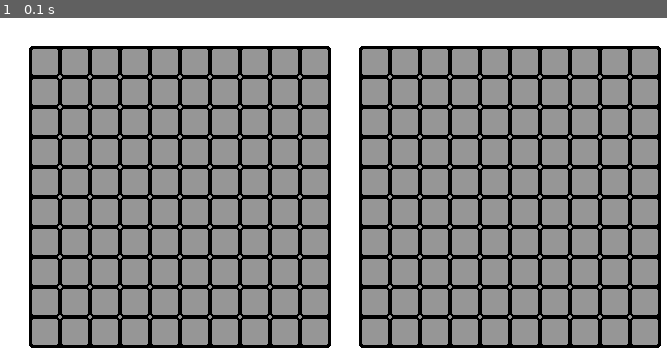
Above: before the commit, frame 1.
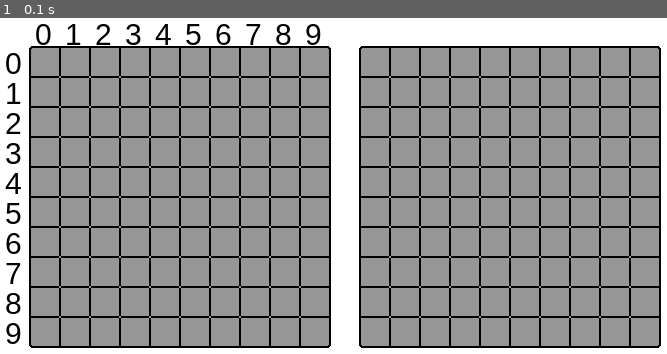
Above: after the commit, the same moment.

Repository: georgiy-nogovitsyn/battleship-game
Game: pygame game, started from pygame battleships/pygame_utils.py
Same seed, same stepped clock (60 frames per second), same inputs: the game is played once before the commit and once after it.
Inputs:
- Up to frame 1 (0.1 s): no input

The runs differ from the first frame. In frame 1, 12% of the frame differs, in the area x 0-99%, y 1-98%.

Commit message:
enumeration function
Added function for drawing numbers on gameboard

Diff:
--- a/pygame battleships/pygame_config.py
+++ b/pygame battleships/pygame_config.py
@@ -1,22 +1,22 @@
-#Ship colors
+# Ship colors
 CLEAN_CELL = (255, 255, 255)
 DAMAGED_CELL = (128, 128, 255)
 SHIP_CELL = (128, 128, 128)
 DAMAGED_SHIP_CELL = (255, 128, 128)
 
-HIGHLIGHT_COLOR = (255,0,0)
+HIGHLIGHT_COLOR = (255, 0, 0)
 
-#Basic colors
-GREY = (150,150,150)
-BLACK = (0,0,0)
+# Basic colors
+GREY = (150, 150, 150)
+BLACK = (0, 0, 0)
 WHITE = (255, 255, 255)
 
 # Cell size
 CELL = 30
 
 # Settings for the game window
-WIDTH = CELL * 23 #800
-HEIGHT = CELL * 12 #500
+WIDTH = CELL * 23  # 800
+HEIGHT = CELL * 12  # 500
 
 # Offsets for correct rectangle drawing
 left_border_offset = CELL
--- a/pygame battleships/pygame_utils.py
+++ b/pygame battleships/pygame_utils.py
@@ -1,5 +1,19 @@
 import pygame
 from pygame_config import *
+
+
+def draw_board_numbers(screen, font, color=BLACK, num_offset=5):
+    # Top row of numbers for left board
+    for x in range(10):
+        num = str(x)
+        number_font = font.render(num, True, color)
+        screen.blit(number_font, (left_border_offset + num_offset + (CELL * x), top_offset - CELL))
+
+    # Column of numbers for left board
+    for x in range(10):
+        num = str(x)
+        number_font = font.render(num, True, color)
+        screen.blit(number_font, (left_border_offset - CELL + num_offset, top_offset - 1 + (CELL * x)))
 
 
 def draw_basic_board(screen):
@@ -8,22 +22,22 @@
         for y in range(10):
             pygame.draw.rect(screen, GREY, [(CELL * x) + left_border_offset, (CELL * y) + top_offset, CELL, CELL])
             pygame.draw.rect(screen, BLACK, [(CELL * x) + left_border_offset, (CELL * y) + top_offset, CELL, CELL],
-                             width=2,
-                             border_radius=3)
+                             width=1,
+                             border_radius=2)
     # Draw right board
     for x in range(10):
         for y in range(10):
             pygame.draw.rect(screen, GREY, [(CELL * x) + right_border_offset, (CELL * y) + top_offset, CELL, CELL])
             pygame.draw.rect(screen, BLACK, [(CELL * x) + right_border_offset, (CELL * y) + top_offset, CELL, CELL],
-                             width=2,
-                             border_radius=3)
+                             width=1,
+                             border_radius=2)
 
     # Draw line around left and right boards
     pygame.draw.rect(screen, BLACK, [left_border_offset - 1, top_offset - 1, CELL * 10 + 2, CELL * 10 + 2],
-                     width=3,
+                     width=2,
                      border_radius=3)
     pygame.draw.rect(screen, BLACK, [right_border_offset - 1, top_offset - 1, CELL * 10 + 2, CELL * 10 + 2],
-                     width=3,
+                     width=2,
                      border_radius=3)
 
 
@@ -44,9 +58,12 @@
     screen = pygame.display.set_mode((WIDTH, HEIGHT))
     pygame.display.set_caption("Battleship Game Board")
 
+    arial_font = pygame.font.SysFont('arial', CELL)
+    number_font = arial_font.render('1', False, BLACK, GREY)
+
     running = True
     while running:
-        screen.fill((WHITE))
+        screen.fill(WHITE)
 
         for event in pygame.event.get():
             if event.type == pygame.QUIT:
@@ -56,7 +73,7 @@
                 print(get_highlighted_cell_coordinate(mousepos))
 
         draw_basic_board(screen)
-
+        draw_board_numbers(screen, arial_font)
         pygame.display.flip()
         clock.tick(30)
 
